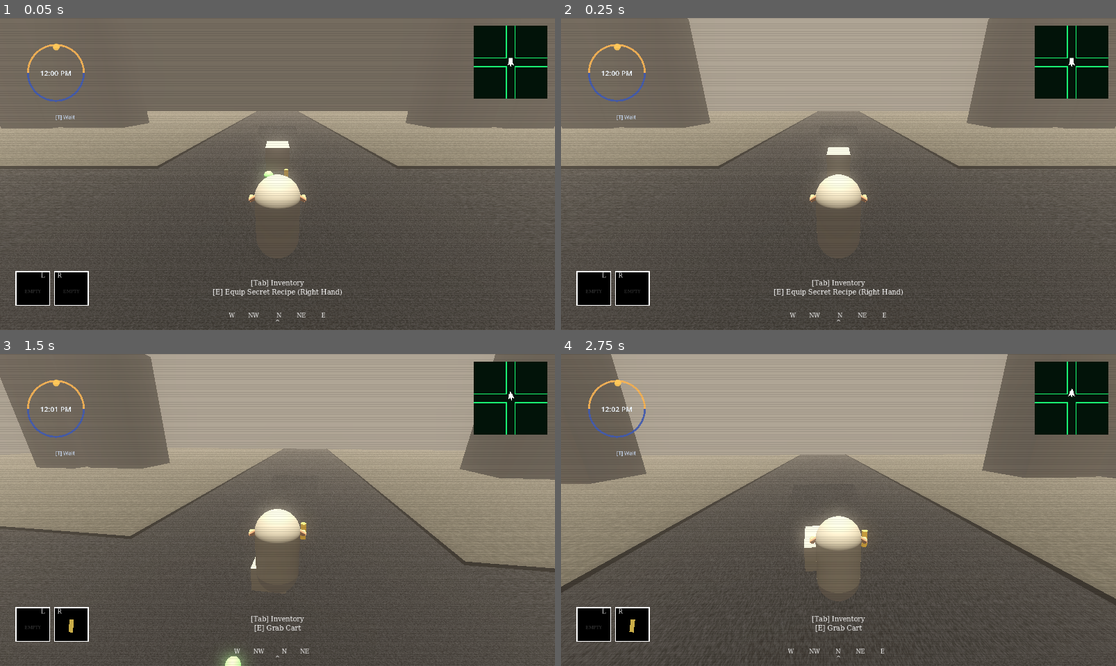
Above: before the commit, frames 1-4 (two rows, left to right).
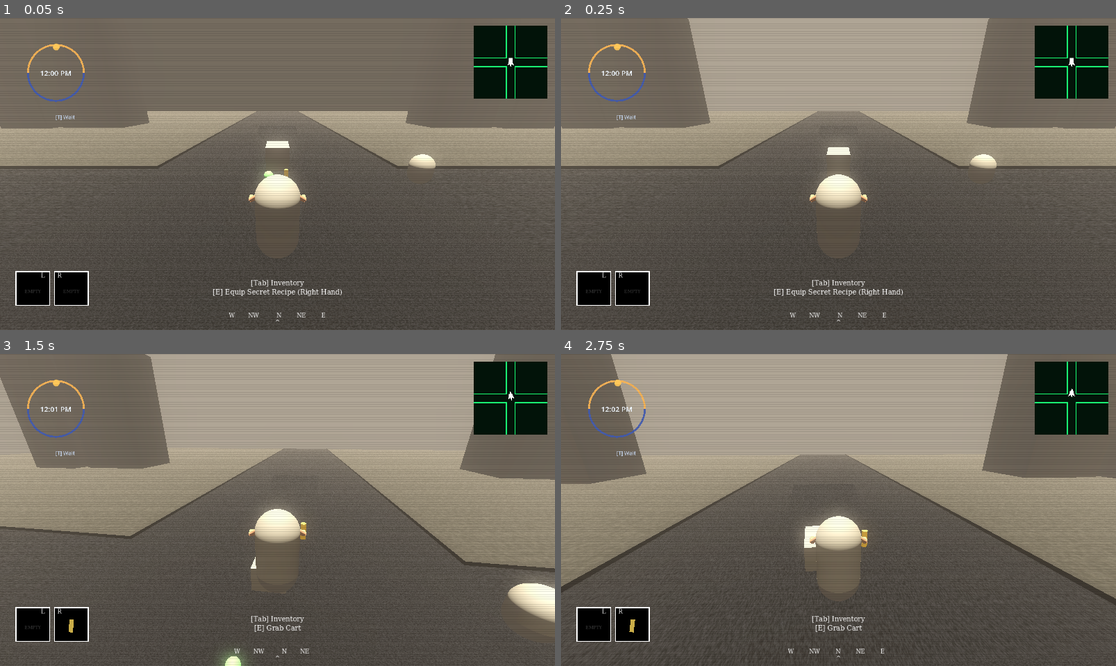
Above: after the commit, the same moments.

Repository: miles5g/paletero
Game: Godot game, scene res://world.tscn
Same seed, same stepped clock (60 frames per second), same inputs: the game is played once before the commit and once after it.
Inputs (mouse positions are in pixels of both pictures, inside the frame that each line leads up to):
- Up to frame 1 (0.05 s): no input
- Up to frame 2 (0.25 s): no input
- Up to frame 3 (1.5 s): tap Enter at 0.5 s; move the mouse to (305, 510) at 0.52 s; hold W (move_forward) from 0.53 s (still down); tap E (interact) at 0.6 s; click (305, 510) at 0.67 s; tap Space (jump) at 0.77 s; move the mouse to (249, 510) at 1.27 s; tap Ctrl (crouch) at 1.35 s
- Up to frame 4 (2.75 s): keep holding W (move_forward); tap Space (jump) at 1.52 s; tap E (interact) at 1.55, 2.1 s; move the mouse to (849, 503) at 2.02 s

The runs differ from the first frame. In frame 1, 0.2% of the frame differs, in the area x 73-79%, y 43-49%; in frame 2, 0.2%; in frame 3, 0.9%, in the area x 91-100%, y 71-91%; in frame 4, nothing differs.

Commit message:
Add client NPC transaction flow with hand-item sale prompts and player cash ledger updates.
This wires in-range selling, purges sold hand items from world/data, syncs HUD money totals, and refreshes manifest/weight state immediately after each exchange.

Co-authored-by: Cursor <cursoragent@cursor.com>

Diff:
--- /dev/null
+++ b/client_npc.gd
@@ -0,0 +1,30 @@
+extends StaticBody3D
+class_name ClientNPC
+
+## Interaction radius where the player can transact with this client.
+@export var interaction_radius: float = 1.85
+
+var _range_area: Area3D = null
+
+
+func _ready() -> void:
+	add_to_group("clients")
+	if _range_area == null:
+		_range_area = Area3D.new()
+		_range_area.name = "RangeArea"
+		_range_area.monitoring = true
+		_range_area.monitorable = false
+		_range_area.collision_layer = 0
+		_range_area.collision_mask = 1
+		var shape := CollisionShape3D.new()
+		var sphere := SphereShape3D.new()
+		sphere.radius = interaction_radius
+		shape.shape = sphere
+		_range_area.add_child(shape)
+		add_child(_range_area)
+
+
+func is_player_in_range(player: CharacterBody3D) -> bool:
+	if player == null or _range_area == null:
+		return false
+	return _range_area.get_overlapping_bodies().has(player)
--- a/master_hud.gd
+++ b/master_hud.gd
@@ -1169,6 +1169,9 @@
 					var q := float(it.quantity)
 					total_w += it.weight_lbs * q
 					total_money += it.value_usd * q
+	# Player bank ledger is the cash sink/source for real transactions (sales).
+	if _player_owner != null and is_instance_valid(_player_owner):
+		total_money += float(_player_owner.get("bank_usd"))
 	if _total_money_label:
 		_total_money_label.text = "Total money: $%.2f" % total_money
 	if _total_weight_label:
--- a/player.gd
+++ b/player.gd
@@ -37,6 +37,8 @@
 
 var is_pushing: bool = false
 var current_cart: RigidBody3D = null
+## Global player cash ledger ("single source of truth" for sale payouts).
+var bank_usd: float = 0.0
 var _cart_leash_m: float = 2.0
 ## Smoothed horizontal forward for leash anchor (lags body yaw).
 var _cart_forward_smooth: Vector3 = Vector3.ZERO
@@ -46,6 +48,7 @@
 var _cart_grab_blend: float = 1.0
 ## 0 = no movement keys while pushing; 1 = full WASD deflection (used to soften leash when standing).
 var _cart_push_intent: float = 0.0
+var _active_client: Node3D = null
 var can_interact: bool = false
 
 var _mesh_instance: MeshInstance3D
@@ -397,6 +400,8 @@
 	_apply_punch_camera_jitter(1.0)
 
 func _interact() -> void:
+	if _try_sell_to_client():
+		return
 	if is_pushing:
 		_detach_from_cart()
 		return
@@ -412,6 +417,55 @@
 		return
 	if not can_interact:
 		return
+
+
+func _best_sellable_held_item() -> PhysicalItem:
+	if _right_hand_item != null and is_instance_valid(_right_hand_item):
+		if _right_hand_item.item_resource != null and _right_hand_item.item_resource.value_usd > 0.0:
+			return _right_hand_item
+	if _left_hand_item != null and is_instance_valid(_left_hand_item):
+		if _left_hand_item.item_resource != null and _left_hand_item.item_resource.value_usd > 0.0:
+			return _left_hand_item
+	return null
+
+
+func _try_sell_to_client() -> bool:
+	if _active_client == null or not is_instance_valid(_active_client):
+		return false
+	var hand_item := _best_sellable_held_item()
+	if hand_item == null:
+		return false
+	var res := hand_item.take_item_resource()
+	if res == null:
+		return false
+	var payout := res.value_usd * float(maxi(1, res.quantity))
+	bank_usd += payout
+	if hand_item == _left_hand_item:
+		_left_hand_item.queue_free()
+		_left_hand_item = null
+	else:
+		_right_hand_item.queue_free()
+		_right_hand_item = null
+	_refresh_hand_slot_hud()
+	_refresh_manifest_after_sale()
+	print("Sale complete: +$%.2f for %s" % [payout, res.item_name])
+	return true
+
+
+func _refresh_manifest_after_sale() -> void:
+	var panel := _inventory_menu_panel()
+	if panel != null:
+		if panel.has_method("update_total_manifest_weight"):
+			panel.update_total_manifest_weight()
+		if panel.visible and panel.has_method("refresh"):
+			panel.refresh()
+	if has_method("calculate_total_weight"):
+		calculate_total_weight()
+	if current_cart != null and is_instance_valid(current_cart):
+		if current_cart.has_method("calculate_total_weight"):
+			current_cart.calculate_total_weight()
+		if current_cart.has_method("update_mass"):
+			current_cart.update_mass()
 
 func _set_held_items_visible(v: bool) -> void:
 	if _right_hand_item != null and is_instance_valid(_right_hand_item):
@@ -614,6 +668,16 @@
 	var w := get_parent()
 	if w == null:
 		return
+	_active_client = null
+	for c in get_tree().get_nodes_in_group("clients"):
+		if c is Node3D and c.has_method("is_player_in_range") and c.is_player_in_range(self):
+			_active_client = c
+			break
+	var sell_item := _best_sellable_held_item()
+	if _active_client != null and sell_item != null and w.has_method("set_interaction_prompt_text") and w.has_method("set_grab_prompts_visible"):
+		w.set_interaction_prompt_text("[E] Sell %s for $%.2f" % [sell_item.display_name(), sell_item.item_resource.value_usd * float(maxi(1, sell_item.item_resource.quantity))])
+		w.set_grab_prompts_visible(true)
+		return
 	if can_interact and w.has_method("set_interaction_prompt_text") and w.has_method("set_grab_prompts_visible"):
 		w.set_interaction_prompt_text("[E] Grab Cart")
 		w.set_grab_prompts_visible(true)
--- a/world.gd
+++ b/world.gd
@@ -7,6 +7,7 @@
 const _MAP_STRUCTURAL_LAYER: int = 1
 const _PHYSICAL_ITEM_SCENE: PackedScene = preload("res://PhysicalItem.tscn")
 const _CELESTIAL_CYCLE_SCRIPT: Script = preload("res://celestial_cycle.gd")
+const _CLIENT_NPC_SCRIPT: Script = preload("res://client_npc.gd")
 const BUILDING_BASE_SCENE: PackedScene = preload("res://Building_Base.tscn")
 
 var _scanline_overlay: ColorRect = null
@@ -756,6 +757,8 @@
 
 	# 4. Spawn the Player
 	var player := _spawn_player()
+	# 5. Spawn one customer for early transaction gameplay.
+	_spawn_client_npc()
 	_spawn_initial_floor_items(player)
 
 
@@ -792,6 +795,25 @@
 	player.add_child(cam)
 	add_child(player)
 	return player
+
+
+func _spawn_client_npc() -> void:
+	var client := StaticBody3D.new()
+	client.name = "ClientNPC"
+	client.set_script(_CLIENT_NPC_SCRIPT)
+	client.position = Vector3(5.5, 1.0, -3.4)
+	var mesh := MeshInstance3D.new()
+	mesh.mesh = CapsuleMesh.new()
+	mesh.layers = 1 << (3 - 1)
+	var col := CollisionShape3D.new()
+	col.shape = CapsuleShape3D.new()
+	(mesh.mesh as CapsuleMesh).radius = 0.42
+	(mesh.mesh as CapsuleMesh).height = 1.15
+	(col.shape as CapsuleShape3D).radius = 0.42
+	(col.shape as CapsuleShape3D).height = 1.15
+	client.add_child(mesh)
+	client.add_child(col)
+	add_child(client)
 
 
 func _spawn_initial_floor_items(player: CharacterBody3D) -> void:
Not shown, added: client_npc.gd.uid
